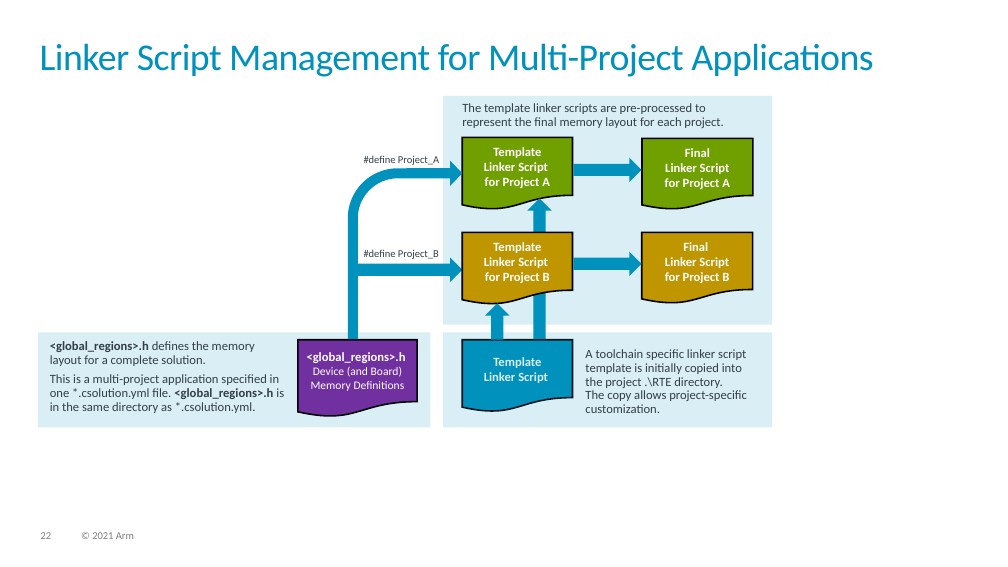
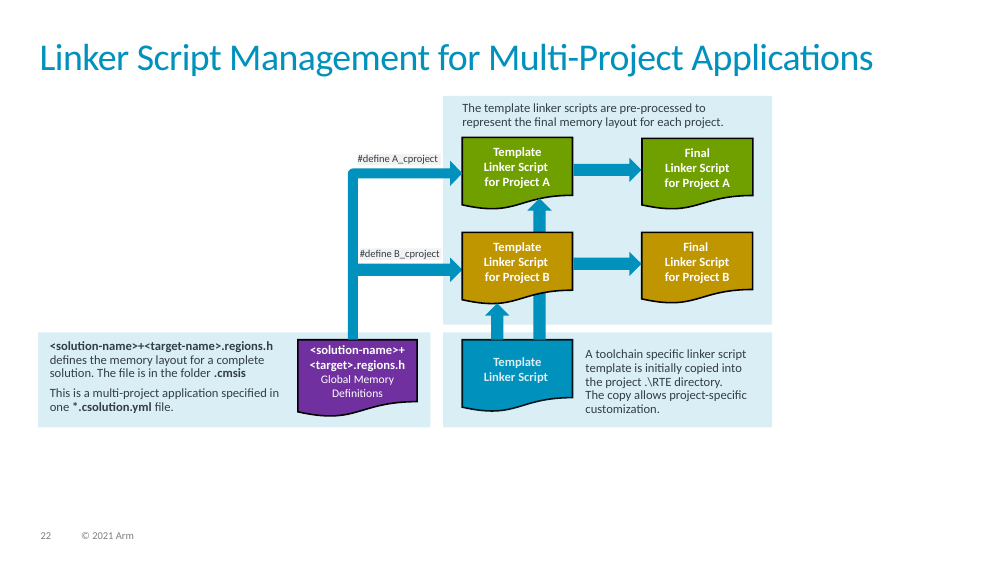
Before and after one commit to Open-CMSIS-Pack/cmsis-toolbox, a slide deck: slide 22 of docs/images/overview.pptx. Drawn at 1008x567 pixels with LibreOffice and Linux fonts; fonts in the diff are those of the drawing. Boxes give left, top, right and bottom in pixels: in the first picture for what was removed or moved away, otherwise in the second. Text is boxed around its words. In the diff, an @@ line names an element or a change of style, - is before the commit and + after.

```diff
--- a/docs/images/overview.pptx
+++ b/docs/images/overview.pptx
@@ bent arrow at [348,160,462,340]: proportions changed @@
@@ rectangle "#define A_cproject" at [358,154,441,166]: fill none to #F2F2F2 @@
@@ text in rectangle at [358,155,438,164]: text changed @@
-#define Project_A
+#define A_cproject
@@ rectangle "#define A_cproject": place and size @@
-rectangle "#define A_cproject" at [364,156,439,165]
+rectangle "#define A_cproject" at [358,154,441,166]
@@ text in rectangle at [360,250,439,259]: text changed @@
-#define Project_B
+#define B_cproject
@@ rectangle "#define B_cproject": place and size @@
-rectangle "#define B_cproject" at [364,250,439,259]
+rectangle "#define B_cproject" at [360,249,442,260]
@@ rectangle "#define B_cproject" at [360,249,442,260]: fill none to #F2F2F2 @@
@@ text at [50,341,279,413]: text changed @@
-<global_regions>.h defines the memory layout for a complete solution.
-This is a multi-project application specified in one *.csolution.yml file. <global_regions>.h is in the same directory as *.csolution.yml.
+<solution-name>+<target-name>.regions.h defines the memory layout for a complete solution. The file is in the folder .cmsis
+This is a multi-project application specified in one *.csolution.yml file.
@@ text in flow chart document at [310,345,405,397]: text changed; size 11 to 12 pt; bold on @@
-<global_regions>.h
-Device (and Board)
-Memory Definitions
+<solution-name>+
+<target>.regions.h
+Global Memory Definitions
```
Also in this commit, not shown: 1 other slide changed, 4 other files.
